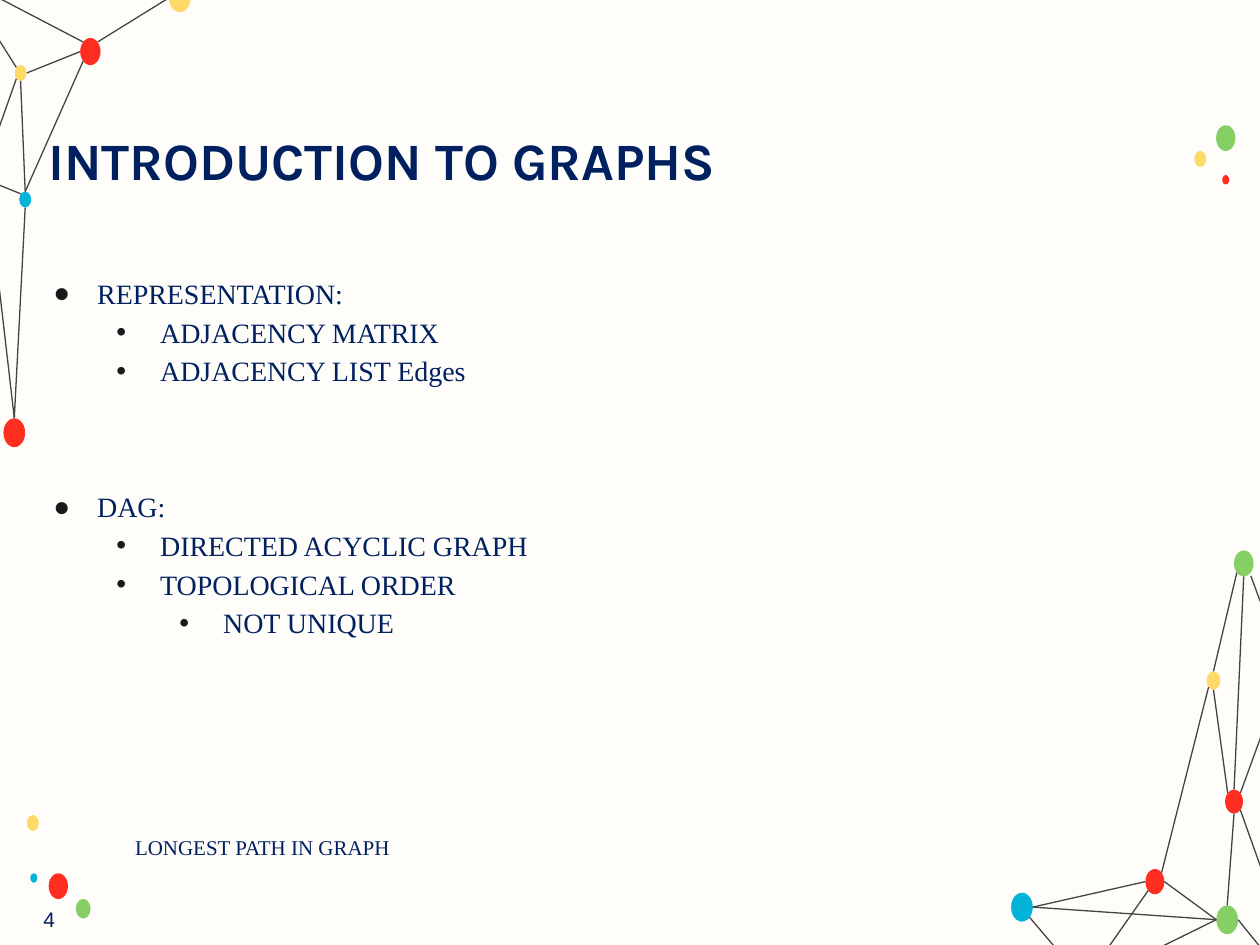
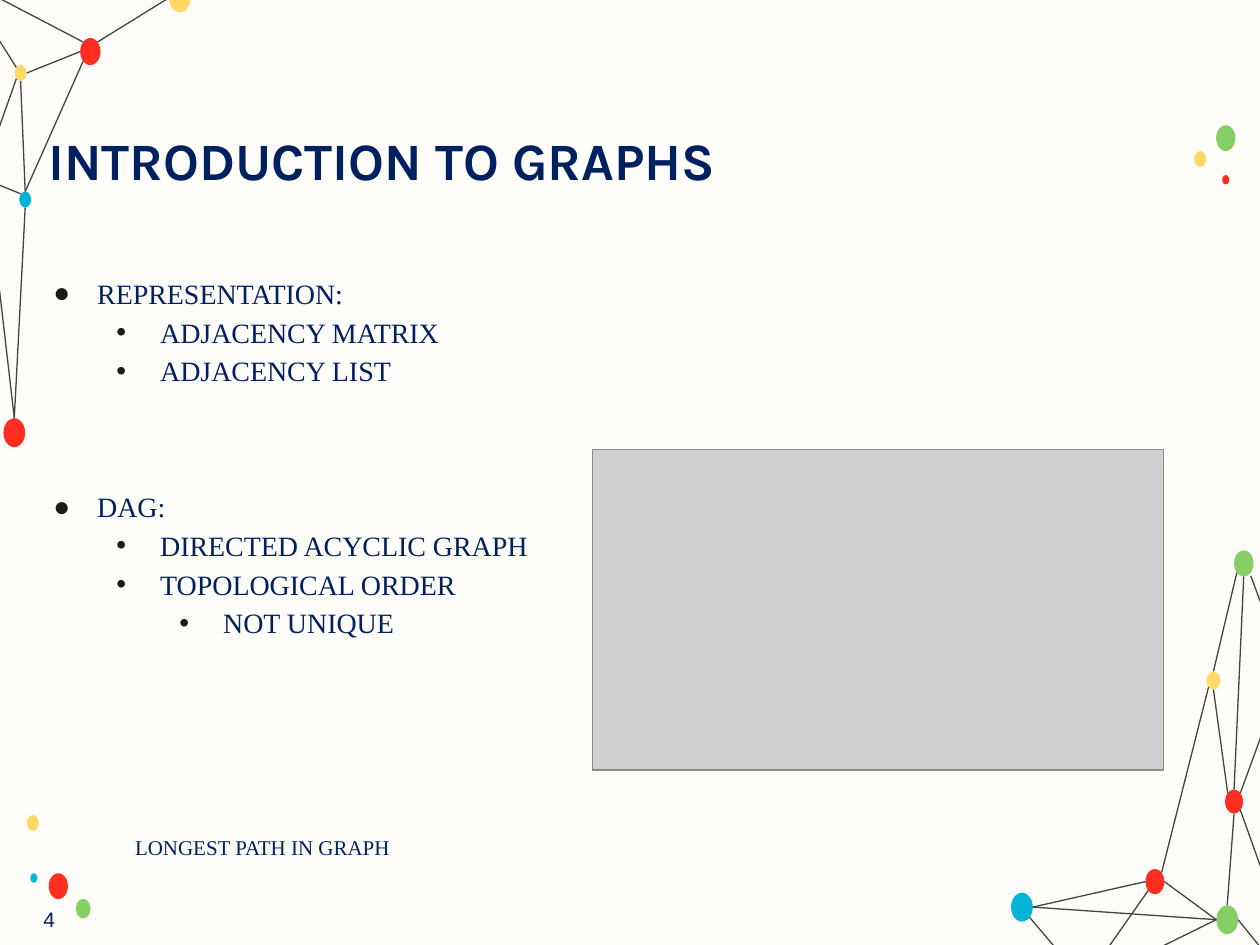
Before and after one commit to ParsaMohammadpour/advanced-algorithm-assignments, a slide deck: slide 4 of presentation/Longest_Path_Problem_in_Graphs.pptx. Drawn at 1260x945 pixels with LibreOffice and Linux fonts; fonts in the diff are those of the drawing; grey boxes stand for pictures; background and template pictures are left out. Boxes give left, top, right and bottom in pixels: in the first picture for what was removed or moved away, otherwise in the second. Text is boxed around its words. In the diff, an @@ line names an element or a change of style, - is before the commit and + after.

```diff
--- a/presentation/Longest_Path_Problem_in_Graphs.pptx
+++ b/presentation/Longest_Path_Problem_in_Graphs.pptx
@@ text at (160, 362, 391, 382): text changed @@
-  • ADJACENCY LIST Edges
+  • ADJACENCY LIST
@@ picture added at (592, 450, 1163, 771) @@
```
Also in this commit, not shown: 4 other slides changed.
